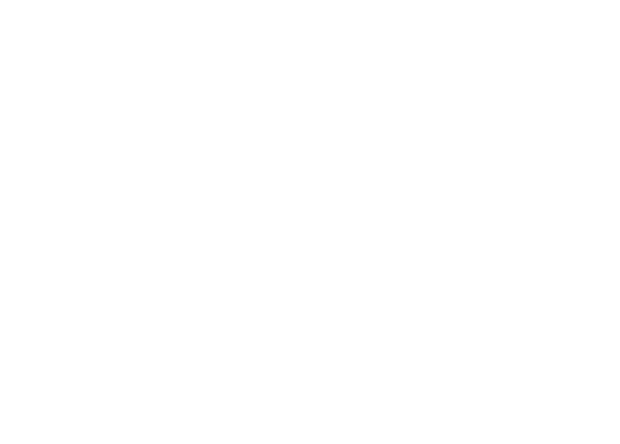
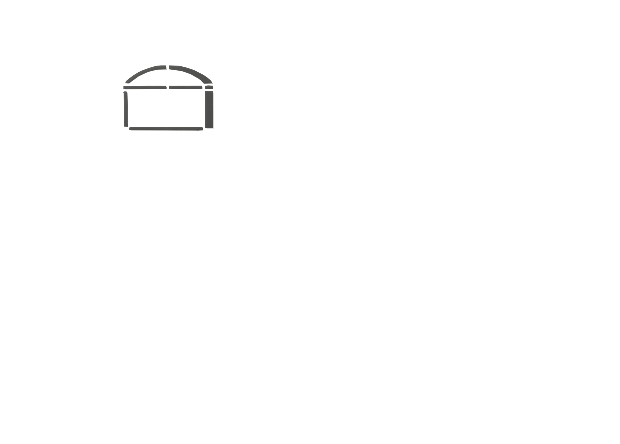
Two versions of the same layered image (620x444). Layer-by-layer changes:
added layer "LeftTopLittleFurniture" above "LeftCurvedMirror" over [123, 65, 214, 131]
